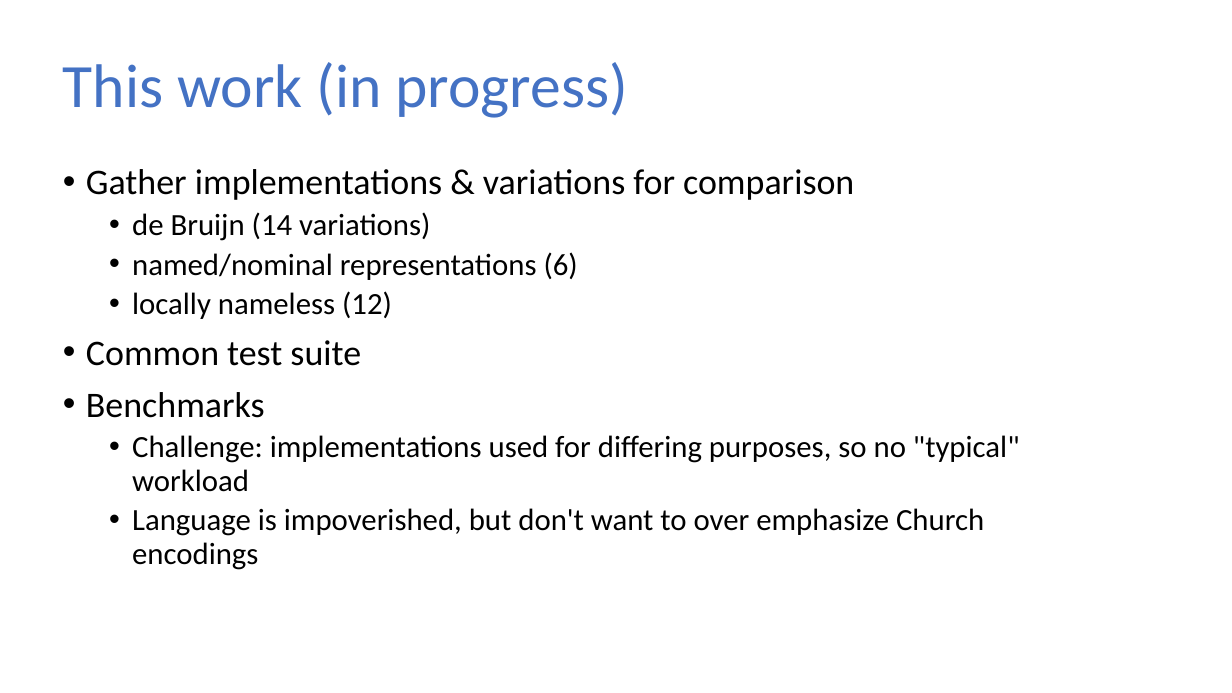
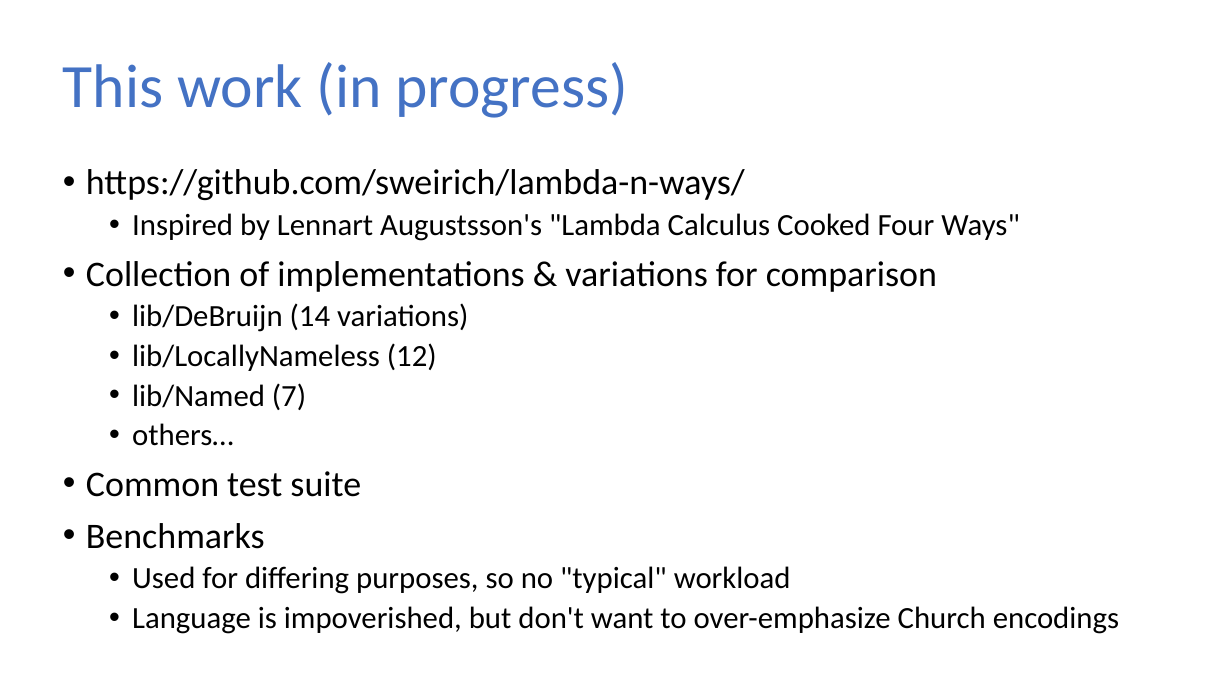
Before and after one commit to sweirich/lambda-n-ways, a slide deck: slide 9 of plclub-2021.pptx (slide 8 before the commit). Drawn at 1232x693 pixels with LibreOffice and Linux fonts; fonts in the diff are those of the drawing. Boxes give left, top, right and bottom in pixels: in the first picture for what was removed or moved away, otherwise in the second. Text is boxed around its words. In the diff, an @@ line names an element or a change of style, - is before the commit and + after.

```diff
--- a/plclub-2021.pptx
+++ b/plclub-2021.pptx
@@ text at box(86, 169, 1020, 446): text changed @@
-• Gather implementations & variations for comparison
-  • de Bruijn (14 variations)
-  • named/nominal representations (6)
-  • locally nameless (12)
+• https://github.com/sweirich/lambda-n-ways/
+  • Inspired by Lennart Augustsson's "Lambda Calculus Cooked Four Ways"
+• Collection of implementations & variations for comparison
+  • lib/DeBruijn (14 variations)
+  • lib/LocallyNameless (12)
+  • lib/Named (7)
+  • others…
@@ text at box(132, 566, 1119, 634): text changed @@
-  • Challenge: implementations used for differing purposes, so no "typical" workload
-  • Language is impoverished, but don't want to over emphasize Church encodings
+  • Used for differing purposes, so no "typical" workload
+  • Language is impoverished, but don't want to over-emphasize Church encodings
```
Also in this commit, not shown: 21 other slides changed, 6 slides added, 16 other files.
